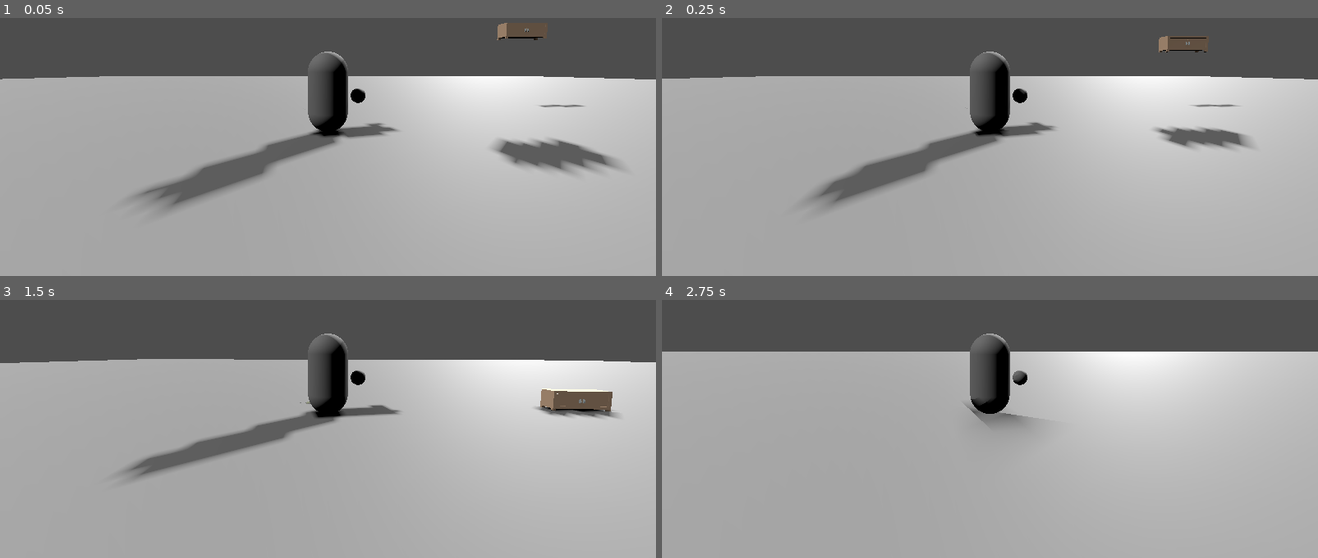
Above: before the commit, frames 1-4 (two rows, left to right).
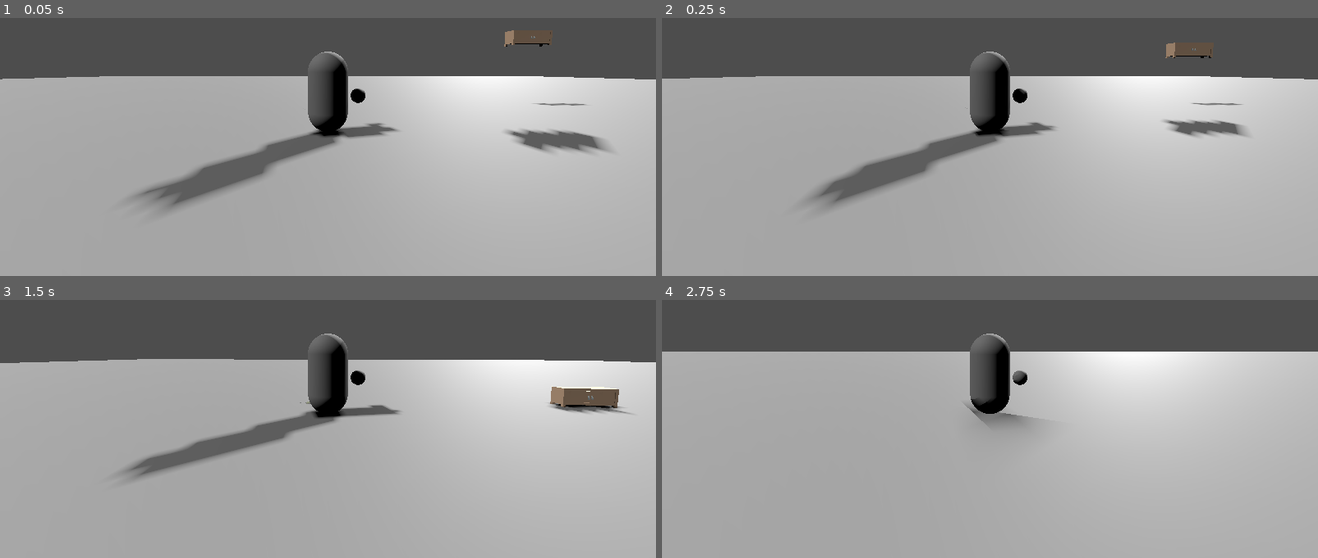
Above: after the commit, the same moments.

Repository: ludovino/scale
Game: Godot game, scene res://test.tscn
Same seed, same stepped clock (60 frames per second), same inputs: the game is played once before the commit and once after it.
Inputs (mouse positions are in pixels of both pictures, inside the frame that each line leads up to):
- Up to frame 1 (0.05 s): no input
- Up to frame 2 (0.25 s): no input
- Up to frame 3 (1.5 s): move the mouse to (360, 372) at 0.52 s; hold W (move_forward) from 0.53 s (still down); click (360, 372) at 0.6 s; tap Space (jump) at 0.77 s; move the mouse to (295, 374) at 1.27 s; tap Shift (grow) at 1.35 s
- Up to frame 4 (2.75 s): keep holding W (move_forward); tap Space (jump) at 1.52 s; click (957, 374) at 1.55 s; move the mouse to (1003, 367) at 2.02 s; hold Ctrl (shrink) from 2.03 s (still down); click (1003, 367) at 2.3 s

The runs differ from the first frame. In frame 1, 2.4% of the frame differs, in the area x 74-95%, y 1-61%; in frame 2, 1.4%; in frame 3, 0.9%; in frame 4, nothing differs.

Commit message:
reorganise files

Diff:
--- a/PhysicsModels/cabinet_television_doors.tscn
+++ b/PhysicsModels/cabinet_television_doors.tscn
@@ -1,7 +1,7 @@
 [gd_scene load_steps=18 format=3 uid="uid://d0b07iirhu0bn"]
 
-[ext_resource type="Script" path="res://prop.gd" id="1_2ycfu"]
-[ext_resource type="Script" path="res://prop_body.gd" id="2_bnxx4"]
+[ext_resource type="Script" path="res://Scripts/prop.gd" id="1_2ycfu"]
+[ext_resource type="Script" path="res://Scripts/prop_body.gd" id="2_bnxx4"]
 
 [sub_resource type="StandardMaterial3D" id="StandardMaterial3D_j67kg"]
 resource_name = "wood"
--- a/player.tscn
+++ b/PlayerScenes/player.tscn
@@ -1,8 +1,8 @@
 [gd_scene load_steps=8 format=3 uid="uid://00yvdipsto66"]
 
-[ext_resource type="Script" path="res://player.gd" id="1_20gsc"]
+[ext_resource type="Script" path="res://Scripts/player.gd" id="1_w0jui"]
 [ext_resource type="Curve" uid="uid://bsqbwnph7wxw8" path="res://ShrinkCurve.tres" id="2_rjsis"]
-[ext_resource type="PackedScene" uid="uid://43v6u8hcob3i" path="res://vacuum.tscn" id="3_ubopx"]
+[ext_resource type="PackedScene" uid="uid://43v6u8hcob3i" path="res://PlayerScenes/vacuum.tscn" id="3_ubopx"]
 
 [sub_resource type="Curve" id="Curve_4ocgc"]
 min_value = 0.3
@@ -27,7 +27,7 @@
 transform = Transform3D(1, 0, 0, 0, 1, 0, 0, 0, 1, 0, 0.760778, 0)
 collision_layer = 8
 collision_mask = 7
-script = ExtResource("1_20gsc")
+script = ExtResource("1_w0jui")
 x_sensitivity = 0.2
 y_sensitivity = 0.05
 knockback_during_grow = 6
--- a/vacuum.tscn
+++ b/PlayerScenes/vacuum.tscn
@@ -1,6 +1,6 @@
 [gd_scene load_steps=6 format=3 uid="uid://43v6u8hcob3i"]
 
-[ext_resource type="Script" path="res://vacuum.gd" id="1_ivvxq"]
+[ext_resource type="Script" path="res://Scripts/vacuum.gd" id="1_ivvxq"]
 
 [sub_resource type="CapsuleShape3D" id="CapsuleShape3D_5343f"]
 radius = 0.584606
--- a/dirt.tscn
+++ b/dirt.tscn
@@ -1,7 +1,7 @@
 [gd_scene load_steps=15 format=3 uid="uid://bm564aaobgxyq"]
 
-[ext_resource type="Script" path="res://dirt.gd" id="1_x17sj"]
-[ext_resource type="Script" path="res://dirt_area.gd" id="2_i1ag2"]
+[ext_resource type="Script" path="res://Scripts/dirt.gd" id="1_yru6u"]
+[ext_resource type="Script" path="res://Scripts/dirt_area.gd" id="2_vkpd0"]
 
 [sub_resource type="Gradient" id="Gradient_i8bol"]
 interpolation_color_space = 2
@@ -65,7 +65,7 @@
 height = 0.05
 
 [node name="Dirt" type="Node3D" groups=["dirt"]]
-script = ExtResource("1_x17sj")
+script = ExtResource("1_yru6u")
 
 [node name="Particles" type="GPUParticles3D" parent="."]
 transform = Transform3D(1, 0, 0, 0, 0.842, 0, 0, 0, 0.842, 0.00123304, 0.00085187, -0.000341758)
@@ -79,7 +79,7 @@
 [node name="DirtArea" type="Area3D" parent="."]
 collision_layer = 32
 collision_mask = 0
-script = ExtResource("2_i1ag2")
+script = ExtResource("2_vkpd0")
 
 [node name="CollisionShape3D" type="CollisionShape3D" parent="DirtArea"]
 transform = Transform3D(1, 0, 0, 0, 1, 0, 0, 0, 1, 0, 0.0133156, 0)
--- a/suck_effect.tscn
+++ /dev/null
@@ -1,45 +0,0 @@
-[gd_scene load_steps=10 format=3 uid="uid://sajfy0tdmc5r"]
-
-[ext_resource type="Script" path="res://suck_effect.gd" id="1_a2at6"]
-[ext_resource type="PackedScene" uid="uid://c21nqr6vpvdv2" path="res://Models/Furniture/bathroomSink.glb" id="2_72kiw"]
-[ext_resource type="PackedScene" uid="uid://dvmpyx2n5wj64" path="res://Models/Furniture/bathroomMirror.glb" id="3_ox640"]
-[ext_resource type="PackedScene" uid="uid://b3y1qdlwrt82t" path="res://Models/Furniture/bedDouble.glb" id="4_fbhbb"]
-[ext_resource type="PackedScene" uid="uid://cxt2bbpjsyi6w" path="res://Models/Furniture/bear.glb" id="4_mr5fg"]
-[ext_resource type="PackedScene" uid="uid://bsk4kmhxsfalf" path="res://Models/Furniture/bookcaseClosedWide.glb" id="6_u3n6j"]
-[ext_resource type="PackedScene" uid="uid://c0sjnpigkctw4" path="res://Models/Furniture/cardboardBoxOpen.glb" id="7_lub5n"]
-[ext_resource type="PackedScene" uid="uid://chwu46yr2duxs" path="res://Models/Furniture/ceilingFan.glb" id="8_asd8h"]
-[ext_resource type="PackedScene" uid="uid://dgu230ghpica0" path="res://Models/Furniture/coatRack.glb" id="9_qljts"]
-
-[node name="SuckEffect" type="Node3D"]
-script = ExtResource("1_a2at6")
-suck_time = 0.65
-
-[node name="bathroomSink" parent="." instance=ExtResource("2_72kiw")]
-transform = Transform3D(1, 0, 0, 0, 1, 0, 0, 0, 1, -1.95885, 0, 0.831476)
-
-[node name="bear" parent="." instance=ExtResource("4_mr5fg")]
-transform = Transform3D(1, 0, 0, 0, 1, 0, 0, 0, 1, 0.522589, -1.19209e-07, 1.30973)
-
-[node name="bedDouble" parent="." instance=ExtResource("4_fbhbb")]
-transform = Transform3D(1, 0, 0, 0, 1, 0, 0, 0, 1, -0.542658, 0, -0.903694)
-
-[node name="bathroomMirror" parent="." instance=ExtResource("3_ox640")]
-transform = Transform3D(1, 0, 0, 0, 1, 0, 0, 0, 1, 1.16584, 0, -0.199966)
-
-[node name="bookcaseClosedWide" parent="." instance=ExtResource("6_u3n6j")]
-transform = Transform3D(1, 0, 0, 0, 1, 0, 0, 0, 1, 1.03376, 0, -1.70264)
-
-[node name="cardboardBoxOpen" parent="." instance=ExtResource("7_lub5n")]
-transform = Transform3D(1, 0, 0, 0, 1, 0, 0, 0, 1, -1.93068, 0, -0.920875)
-
-[node name="ceilingFan" parent="." instance=ExtResource("8_asd8h")]
-transform = Transform3D(1, 0, 0, 0, 1, 0, 0, 0, 1, -0.1768, 0, -0.0970526)
-
-[node name="coatRack" parent="." instance=ExtResource("9_qljts")]
-transform = Transform3D(1, 0, 0, 0, 1, 0, 0, 0, 1, -0.892557, 0, -0.192707)
-
-[node name="Camera3D" type="Camera3D" parent="."]
-transform = Transform3D(1, 0, 0, 0, 0.853769, 0.520652, 0, -0.520652, 0.853769, 0, 1.40652, 3.09515)
-
-[node name="DirectionalLight3D" type="DirectionalLight3D" parent="."]
-transform = Transform3D(0.999997, -0.00250891, -0.000205374, 0.000833158, 0.406855, -0.913492, 0.00237543, 0.913489, 0.406856, 0, 2.20461, 0)
--- a/test.tscn
+++ b/test.tscn
@@ -1,8 +1,8 @@
 [gd_scene load_steps=7 format=3 uid="uid://cp1x0wmna4wof"]
 
 [ext_resource type="PackedScene" uid="uid://d0b07iirhu0bn" path="res://PhysicsModels/cabinet_television_doors.tscn" id="1_0fwag"]
-[ext_resource type="PackedScene" uid="uid://00yvdipsto66" path="res://player.tscn" id="2_a513d"]
-[ext_resource type="Script" path="res://suck_effect.gd" id="3_imxoj"]
+[ext_resource type="PackedScene" uid="uid://00yvdipsto66" path="res://PlayerScenes/player.tscn" id="2_a513d"]
+[ext_resource type="Script" path="res://Scripts/suck_effect.gd" id="3_meg5r"]
 [ext_resource type="PackedScene" uid="uid://bm564aaobgxyq" path="res://dirt.tscn" id="4_n8fd4"]
 
 [sub_resource type="BoxMesh" id="BoxMesh_y37cs"]
@@ -23,7 +23,7 @@
 shape = SubResource("BoxShape3D_5b1c8")
 
 [node name="cabinetTelevisionDoors" parent="." instance=ExtResource("1_0fwag")]
-transform = Transform3D(1, 0, 0, 0, 1, 0, 0, 0, 1, 4.38506, 1.42223, -0.377)
+transform = Transform3D(1, 0, 0, 0, 1, 0, 0, 0, 1, 4.74803, 1.32331, -0.657868)
 
 [node name="DirectionalLight3D" type="DirectionalLight3D" parent="."]
 transform = Transform3D(0.278069, 0.702155, -0.655481, 0, 0.682394, 0.730985, 0.960561, -0.203264, 0.189753, 0, 10.0869, 0)
@@ -41,7 +41,7 @@
 
 [node name="SuckEffect" type="Node3D" parent="."]
 transform = Transform3D(1, 0, 0, 0, 1, 0, 0, 0, 1, 0, 1.23538, 0)
-script = ExtResource("3_imxoj")
+script = ExtResource("3_meg5r")
 suck_time = 1.765
 
 [node name="Dirt" parent="." instance=ExtResource("4_n8fd4")]
Renamed: dirt.gd -> Scripts/dirt.gd
Renamed: dirt_area.gd -> Scripts/dirt_area.gd
Renamed: node_extensions.gd -> Scripts/node_extensions.gd
Renamed: player.gd -> Scripts/player.gd
Renamed: prop.gd -> Scripts/prop.gd
Renamed: prop_body.gd -> Scripts/prop_body.gd
Renamed: score_bus.gd -> Scripts/score_bus.gd
Renamed: suck_effect.gd -> Scripts/suck_effect.gd
Renamed: vacuum.gd -> Scripts/vacuum.gd
